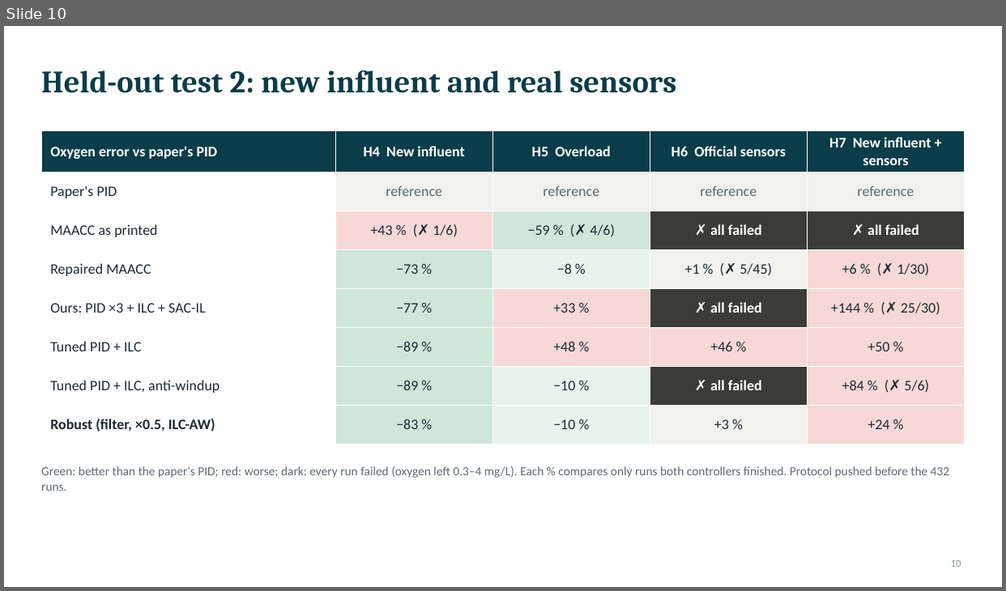
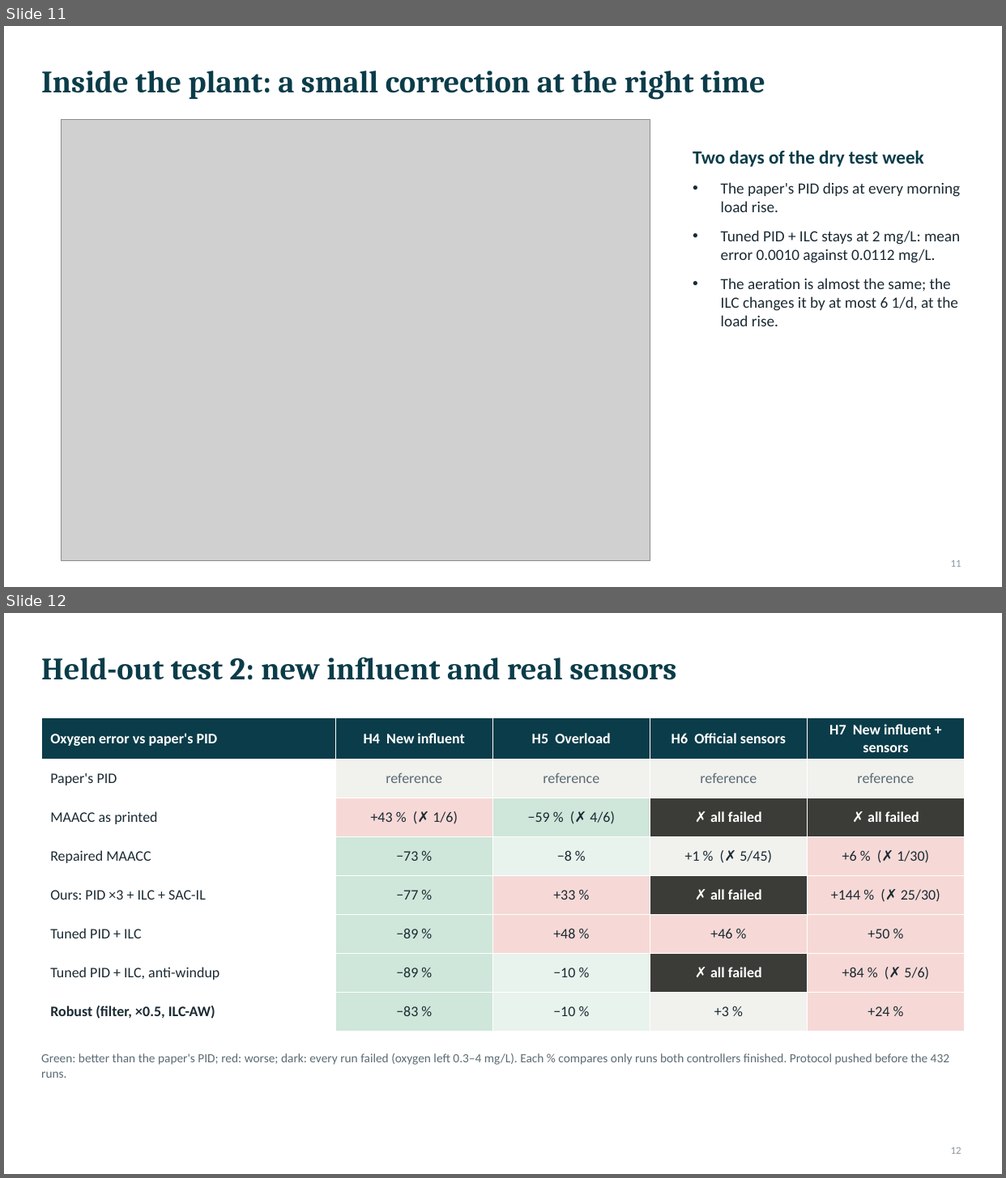
Before and after one commit to Amritha902/water_resource, a slide deck: docs/Paper1_Architecture_Deck.pptx. Shown one above the other, each under a label of ours: slide 10 before the commit, slides 11 and 12 after it. The pictures are 1006x591 and 1006x1178 pixels, drawn with LibreOffice and Linux fonts; fonts in the diff are those of the drawing; grey boxes stand for pictures. Boxes give left, top, right and bottom in pixels: in the first picture for what was removed or moved away, otherwise in the second. Text is boxed around its words. In the diff, an @@ line names an element or a change of style, - is before the commit and + after.

Commit message:
Paper 1: deck with the new diagrams and figures; paper adds ILC algorithm, training settings, pre-declared answers, recommendations

```diff
--- a/docs/Paper1_Architecture_Deck.pptx
+++ b/docs/Paper1_Architecture_Deck.pptx
@@ slide 11 added at [4,26,1002,587], background #FFFFFF @@
@@ title added at [41,71,765,100], 30 pt, text #0B3C49, bold @@
+Inside the plant: a small correction at the right time
@@ picture added at [62,120,651,561] @@
@@ text added at [692,150,960,327], 15 pt, text #1B2A33 @@
+Two days of the dry test week
+• The paper's PID dips at every morning load rise.
+• Tuned PID + ILC stays at 2 mg/L: mean error 0.0010 against 0.0112 mg/L.
+• The aeration is almost the same; the ILC changes it by at most 6 1/d, at the load rise.
@@ page number added at [951,561,961,567], 10 pt, text #8A979D @@
+11
@@ what was slide 10 is now slide 12 @@
@@ page number at [951,1148,961,1154]: text changed @@
-10
+12
```
Also in this commit, not shown: 5 slides changed, 3 other slides added, 2 slides removed, 5 other files.
